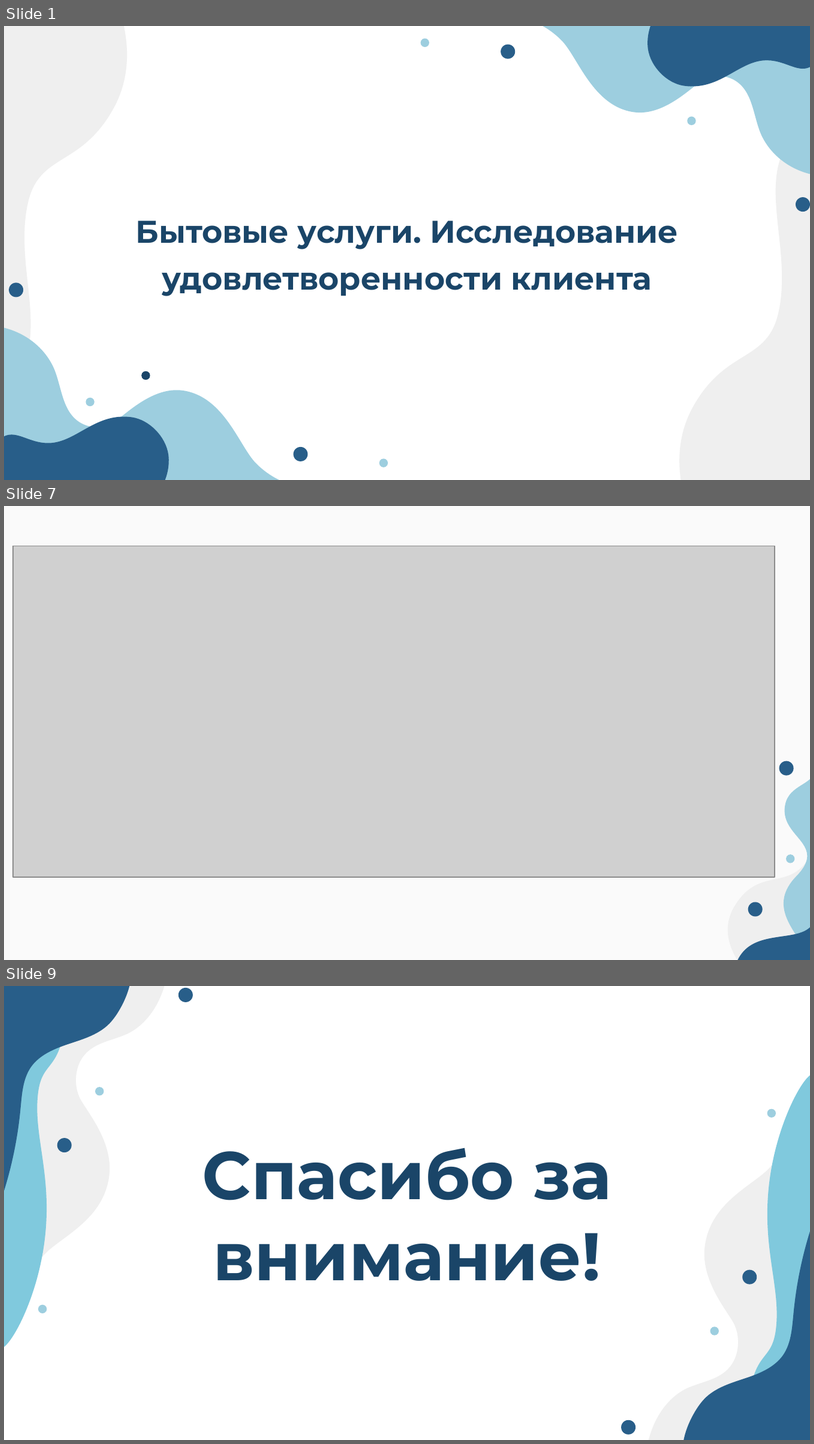
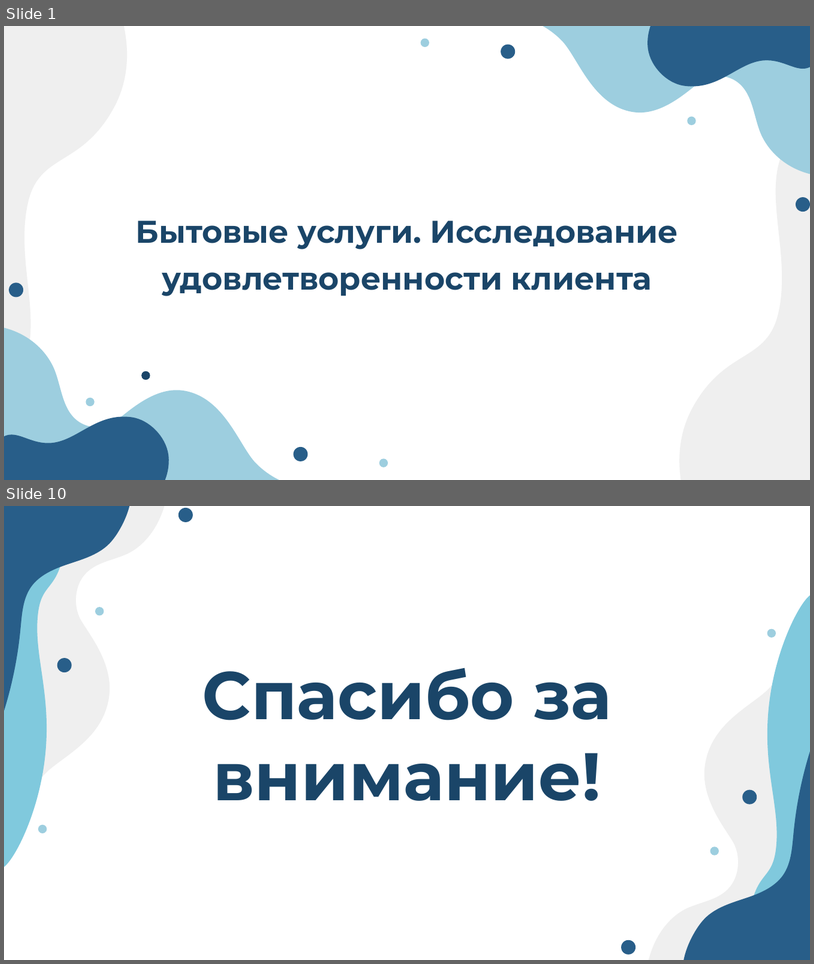
Before and after one commit to olegg366/SCHAD_household_services_09, a slide deck: Презентация.pptx. Shown one above the other, each under a label of ours: slides 1, 7 and 9 before the commit, slides 1 and 10 after it; the slides between them are not shown. The pictures are 814x1444 and 814x964 pixels, drawn with LibreOffice and Linux fonts; fonts in the diff are those of the drawing; grey boxes stand for pictures. Boxes give left, top, right and bottom in pixels: in the first picture for what was removed or moved away, otherwise in the second. Text is boxed around its words. In the diff, an @@ line names an element or a change of style, - is before the commit and + after.

```diff
--- a/Презентация.pptx
+++ b/Презентация.pptx
@@ slide 7 removed at (4,506,810,960), background #FAFAFA @@
@@ picture removed at (13,546,775,876) @@
@@ freeform shape removed at (719,711,810,960) @@
@@ freeform shape removed at (702,771,810,960) @@
@@ freeform shape removed at (740,758,810,960) @@
@@ ellipse removed at (777,758,797,778) @@
@@ ellipse removed at (785,853,797,865) @@
@@ ellipse removed at (746,899,765,919) @@
@@ what was slide 9 is now slide 10 @@
```
Also in this commit, not shown: 3 slides changed, 5 slides added, 3 other slides removed.
